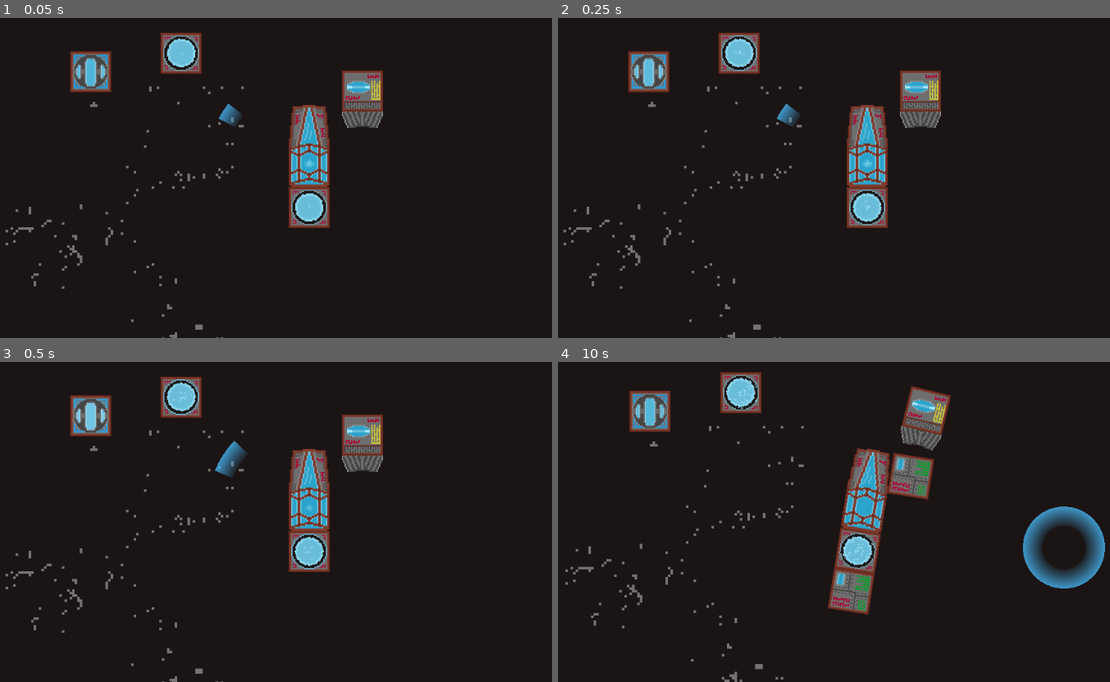
Above: before the commit, frames 1-4 (two rows, left to right).
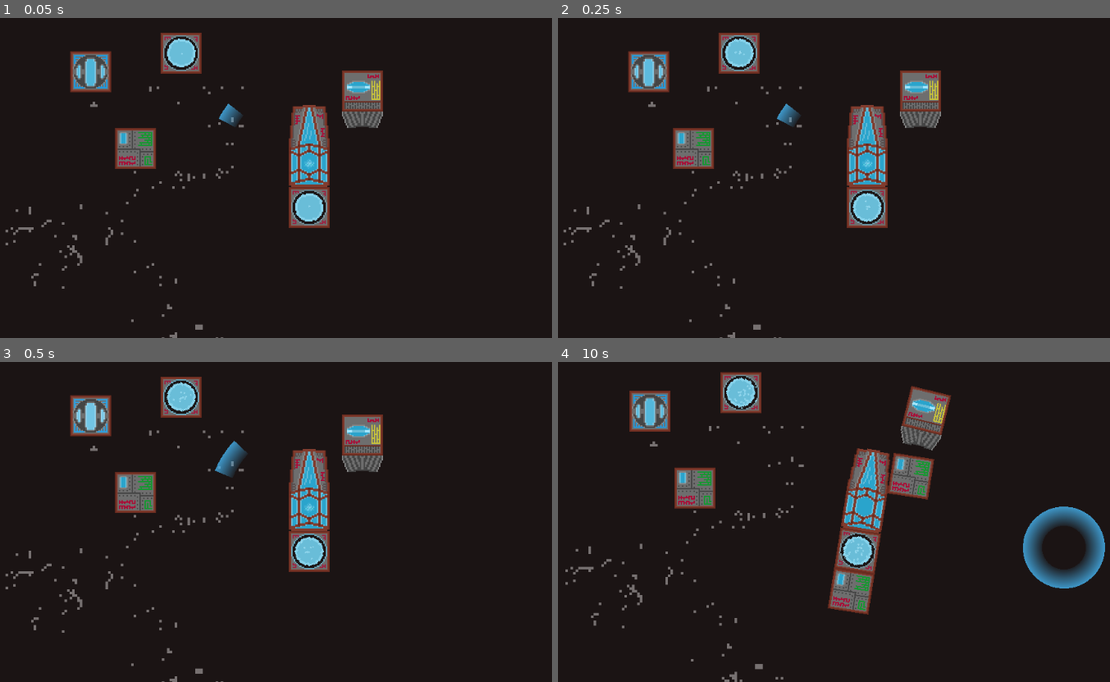
Above: after the commit, the same moments.

Repository: CiaranWoodward/LD45
Game: Godot game, scene res://Space.tscn
Same seed, same stepped clock (60 frames per second), same inputs: the game is played once before the commit and once after it.
Inputs (mouse positions are in pixels of both pictures, inside the frame that each line leads up to):
- Up to frame 1 (0.05 s): no input
- Up to frame 2 (0.25 s): no input
- Up to frame 3 (0.5 s): no input
- Up to frame 4 (10 s): move the mouse to (1010, 470) at 0.52 s; hold D (rot_right) 0.53-1.28 s; click (1010, 470) at 0.6 s; move the mouse to (734, 509) at 1.27 s; hold A (rot_left) 1.28-2.03 s; click (734, 509) at 1.35 s; move the mouse to (933, 406) at 2.02 s; hold D (rot_right) 2.03-2.78 s; hold Space (shoot) 2.03-2.78 s; click (933, 406) at 2.3 s; move the mouse to (834, 566) at 2.77 s; hold W (thrust) 2.78-3.53 s; tap Tab (toggle_build) at 2.85, 5.85, 8.85 s; click (834, 566) at 3.05 s; move the mouse to (1065, 547) at 3.52 s; hold A (rot_left) 3.53-5.78 s; click (1065, 547) at 3.6 s; move the mouse to (668, 432) at 4.27 s; click (668, 432) at 4.35 s; move the mouse to (900, 490) at 5.02 s; hold Space (shoot) 5.03-5.78 s; click (900, 490) at 5.3 s; move the mouse to (767, 394) at 5.77 s; hold D (rot_right) 5.78-6.53 s; click (767, 394) at 6.05 s; move the mouse to (1010, 470) at 6.52 s; hold W (thrust) 6.53-7.28 s; click (1010, 470) at 6.6 s; move the mouse to (734, 509) at 7.27 s; hold D (rot_right) 7.28-8.03 s; click (734, 509) at 7.35 s; move the mouse to (933, 406) at 8.02 s; hold Space (shoot) 8.03-8.78 s; hold A (rot_left) 8.03-9.53 s; click (933, 406) at 8.3 s; move the mouse to (834, 566) at 8.77 s; click (834, 566) at 9.05 s; move the mouse to (1065, 547) at 9.52 s; hold W (thrust) from 9.53 s (still down); click (1065, 547) at 9.6 s

The runs differ from the first frame. In frame 1, 0.9% of the frame differs, in the area x 20-29%, y 34-48%; in frame 2, 0.9%; in frame 3, 1.0%, in the area x 20-57%, y 34-48%; in frame 4, 0.9%.
Error after the commit: Invalid set index 'game_shield' (on base: 'null instance') with value of type 'StaticBody2D (Shield.gd)'. (res://PlayerCore.gd:22)

Commit message:
Enable picking up and dropping of modules

Diff:
--- a/PlayerCore.gd
+++ b/PlayerCore.gd
@@ -3,6 +3,7 @@
 # Root node for building
 onready var mRootNode : Node2D = get_node("RootNode")
 onready var mShield : Shield = get_node("RootNode/Shield")
+onready var mGlobal = get_node("/root/Global")
 
 var is_connected : bool = true
 var is_connected_check : bool = true
@@ -18,6 +19,7 @@
 # Called when the node enters the scene tree for the first time.
 func _ready():
 	add_part(preload("res://Core.tscn").instance(), Vector2(0, 1))
+	mGlobal.game_shield = mShield
 
 func _process(delta):
 	if Input.is_action_just_pressed("item_select"):
--- a/Shield.gd
+++ b/Shield.gd
@@ -14,6 +14,8 @@
 var angle_span : float = 0
 var cur_mode = MODE_SHIELD
 
+var cur_part : Object = null
+
 # Called when the node enters the scene tree for the first time.
 func _ready():
 	pass # Replace with function body.
@@ -28,6 +30,9 @@
 func process_build(delta):
 	self.set_global_position(self.get_global_mouse_position())
 	self.rotation = 0
+
+	if cur_part != null && !Input.is_mouse_button_pressed(BUTTON_LEFT):
+		drop_part()
 
 	if current_power < power_in:
 		current_power += power_in * delta * 0.2
@@ -131,3 +136,28 @@
 		cur_mode = MODE_BUILD
 		self.set_global_position(self.get_global_mouse_position())
 		radius = 64
+
+func drop_part():
+	if cur_part == null:
+		return
+	cur_part.mode = RigidBody2D.MODE_RIGID
+	for cs in cur_part.collision_shapes:
+		cs.disabled = false
+	var gcoords = cur_part.get_global_position()
+	self.remove_child(cur_part)
+	get_tree().get_root().add_child(cur_part)
+	cur_part.set_global_position(gcoords)
+	cur_part = null
+
+func part_picked(part):
+	if cur_part == null && cur_mode == MODE_BUILD:
+		cur_part = part
+		cur_part.mode = RigidBody2D.MODE_STATIC
+		# Hide collision shaped for carrying
+		for cs in cur_part.collision_shapes:
+			cs.disabled = true
+		#Remove from old parent
+		cur_part.get_parent().remove_child(cur_part)
+		self.add_child(cur_part)
+		cur_part.position = Vector2(0,0)
+		cur_part.rotation = 0
--- a/Space.tscn
+++ b/Space.tscn
@@ -14,6 +14,7 @@
 [ext_resource path="res://Core.tscn" type="PackedScene" id=12]
 [ext_resource path="res://Reactor.tscn" type="PackedScene" id=13]
 [ext_resource path="res://Thruster.tscn" type="PackedScene" id=14]
+[ext_resource path="res://Storage.tscn" type="PackedScene" id=15]
 
 [sub_resource type="PhysicsMaterial" id=1]
 
@@ -52,7 +53,7 @@
 scale = Vector2( 2, 2 )
 frames = SubResource( 2 )
 animation = "Breathing"
-frame = 4
+frame = 3
 playing = true
 
 [node name="CollisionShape2D" type="CollisionShape2D" parent="PlayerCore"]
@@ -66,6 +67,7 @@
 position = Vector2( 0, 32 )
 
 [node name="Shield" type="StaticBody2D" parent="PlayerCore/RootNode"]
+editor/display_folded = true
 modulate = Color( 0.27451, 0.694118, 0.92549, 0.839216 )
 z_index = 1
 collision_layer = 2
@@ -91,3 +93,6 @@
 
 [node name="Thruster" parent="." instance=ExtResource( 14 )]
 position = Vector2( 640.047, 165.979 )
+
+[node name="Storage" parent="." instance=ExtResource( 15 )]
+position = Vector2( 285.892, 256.57 )
--- a/Storage.gd
+++ b/Storage.gd
@@ -2,7 +2,12 @@
 
 export var storage_space : int = 50
 
+onready var mGlobal = get_node("/root/Global")
 var map_coords : Vector2
 var is_connected : bool = false
 var is_connected_check : bool = false
 onready var collision_shapes = [get_node("CollisionShape2D")]
+
+func _input_event(viewport, event, shape_idx):
+	if event is InputEventMouseButton && event.get_button_index() == BUTTON_LEFT && event.pressed:
+		mGlobal.part_picked(self)
--- a/Storage.tscn
+++ b/Storage.tscn
@@ -7,6 +7,7 @@
 extents = Vector2( 32, 32 )
 
 [node name="Storage" type="RigidBody2D"]
+input_pickable = true
 gravity_scale = 0.0
 script = ExtResource( 1 )
 
--- a/project.godot
+++ b/project.godot
@@ -23,6 +23,10 @@
 config/name="SpaceCell"
 run/main_scene="res://Space.tscn"
 config/icon="res://icon.png"
+
+[autoload]
+
+Global="*res://Global.gd"
 
 [input]
 
Not shown: 1 places in Space.tscn that only renumber resources
